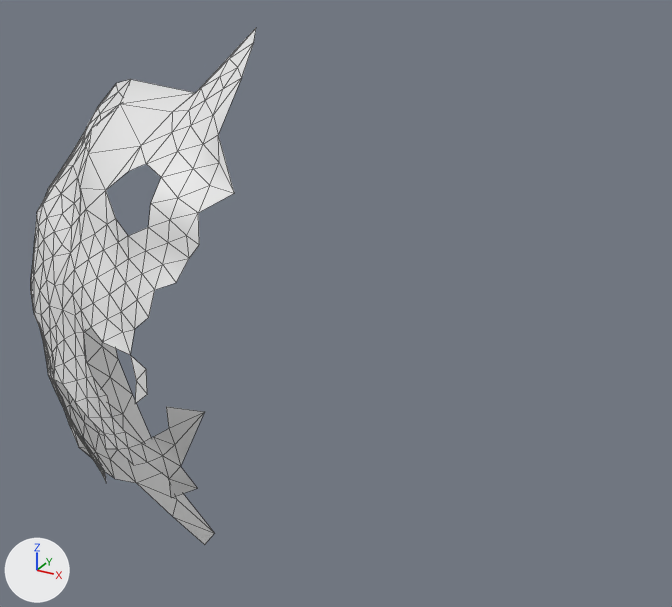
The OBJ model res/final/onecam_fullvolume/06/cleanedup/FullVolium.000142.obj as it was, and as the next commit left it.
Both versions are drawn from a 50 mm lens placed at (-7.2, 496.1, -108.0), pointed at (-107.5, 678.5, -199.2). Lighting does not change. The marker at lower left points along +X, +Y and +Z. Mesh edges are drawn as thin lines. Where no turn or scale is listed for an object, it has been applied to the vertices.

Names of what the first picture shows: 'FullVolium.000142'.
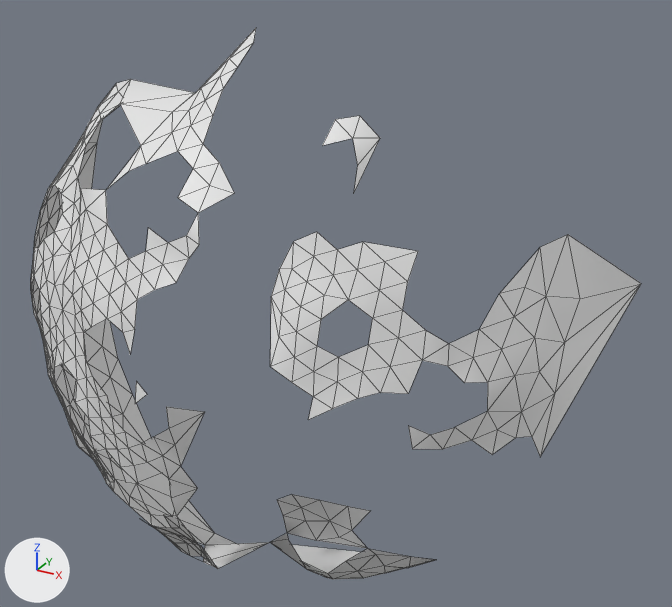
Where the change shows, as pixel boxes [x1, y1, x2, y2] in the pictures (672 x 607 px):
'FullVolium.000142', reshaped (170% wider, 7% taller)
    before: [31, 28, 256, 545]
    after: [31, 28, 641, 580]
part 1 of me_fullvolium_000142, added
    after: [270, 232, 641, 456]
part 2 of me_fullvolium_000142, built on
    before: [31, 44, 253, 401]
    after: [72, 116, 434, 580]

Edits to the bpy script that builds the scene:
```text
Change me_fullvolium_000142:
    used by ob_fullvolium_000142; location = (0.0, 0.0, 0.0)
    remove me_fullvolium_000142.from_pydata(...)  # 279 vertices, 475 faces; spans x -198.2..-111.2, y 624.8..695.1, z -275.0..-135.4
    add me_fullvolium_000142.from_pydata(...)  # 416 vertices, 632 faces; spans x -198.2..-42.3, y 624.8..709.5, z -280.2..-135.4
    me_fullvolium_000142 part 1: a new loose piece of 77 vertices spanning x -100.9..-42.3, y 631.3..709.5, z -221.5..-167.0
    me_fullvolium_000142 part 2
    18 vertices are removed from x -174.2..-115.8, y 625.2..655.4, z -210.3..-142.1
    66 faces are deleted
    78 vertices are added at x -166.7..-74.2, y 627.7..674.1, z -280.2..-148.5
    114 new faces join them
```
